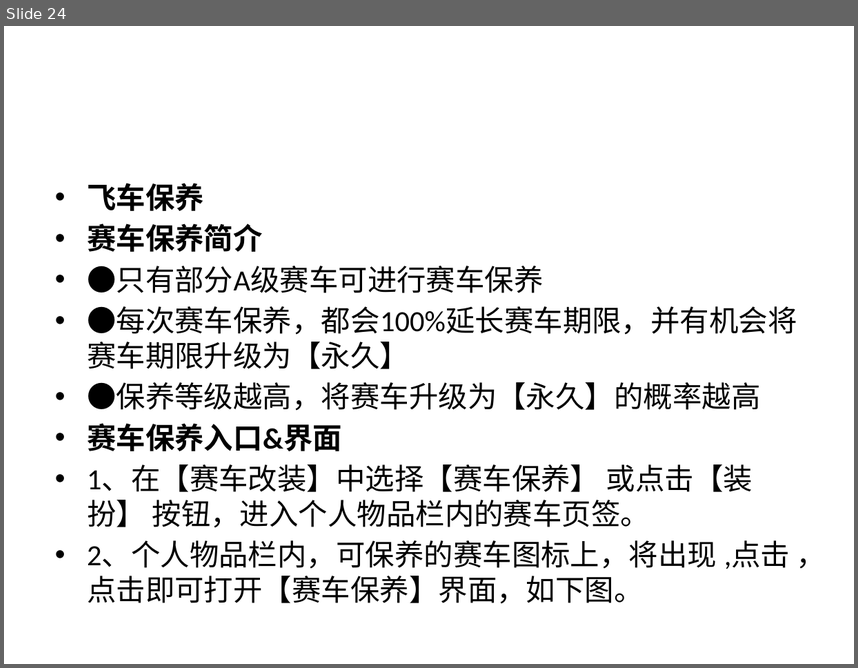
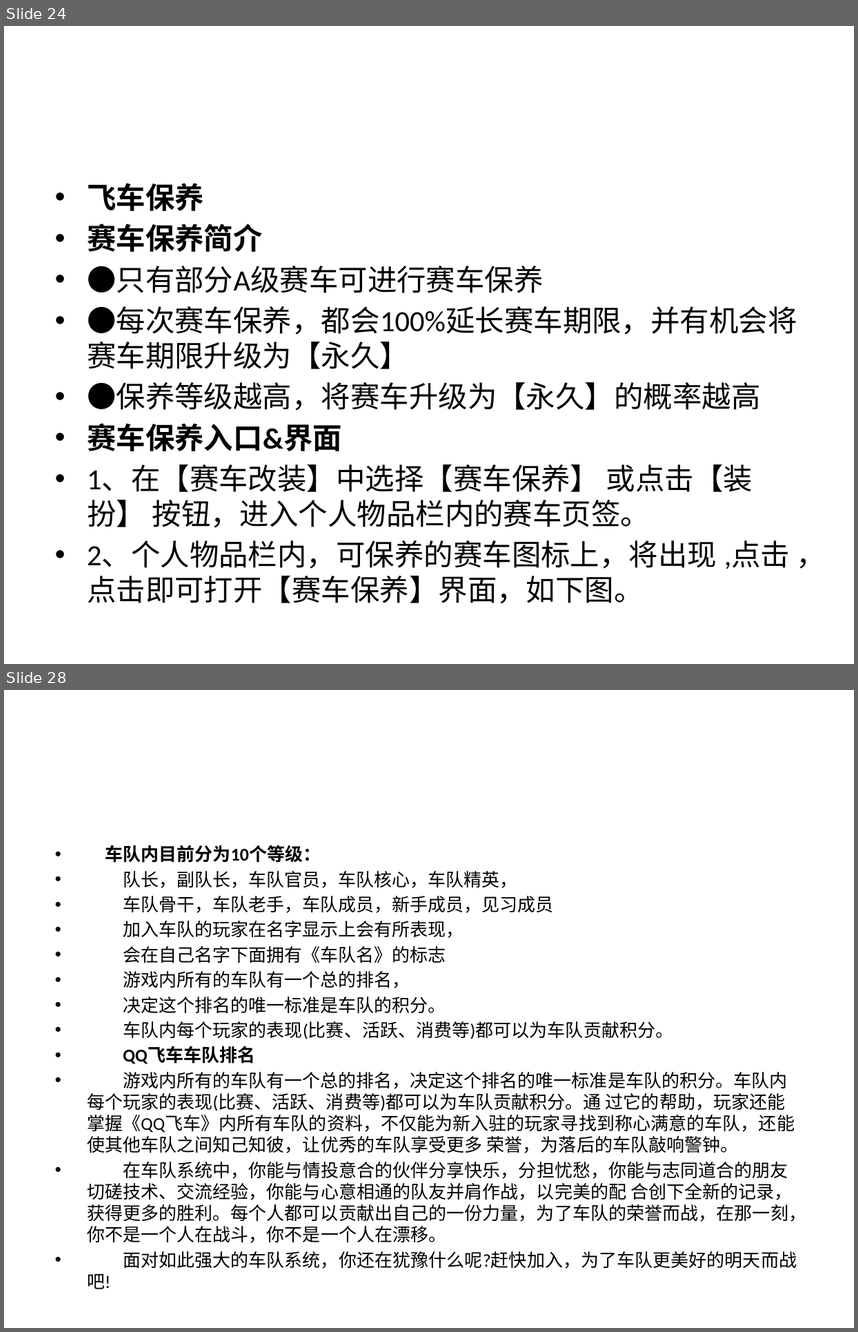
Before and after one commit to 838711801/PengPeng, a slide deck: 游戏分析/QQ飞车分析.pptx. Shown one above the other, each under a label of ours: slide 24 before the commit, slides 24 and 28 after it; the slides between them are not shown. The pictures are 858x668 and 858x1332 pixels, drawn with LibreOffice and Linux fonts; fonts in the diff are those of the drawing. Boxes give left, top, right and bottom in pixels: in the first picture for what was removed or moved away, otherwise in the second. Text is boxed around its words. In the diff, an @@ line names an element or a change of style, - is before the commit and + after.

```diff
--- a/游戏分析/QQ飞车分析.pptx
+++ b/游戏分析/QQ飞车分析.pptx
@@ slide 28 added at (x1=4, y1=690, x2=854, y2=1328), background #FFFFFF @@
@@ text added at (x1=87, y1=845, x2=806, y2=1268), 15.2 pt, text #000000 @@
+• 车队内目前分为10个等级：
+• 队长，副队长，车队官员，车队核心，车队精英，
+• 车队骨干，车队老手，车队成员，新手成员，见习成员
+• 加入车队的玩家在名字显示上会有所表现，
+• 会在自己名字下面拥有《车队名》的标志
+• 游戏内所有的车队有一个总的排名，
+• 决定这个排名的唯一标准是车队的积分。
+• 车队内每个玩家的表现(比赛、活跃、消费等)都可以为车队贡献积分。
+• QQ飞车车队排名
+• 游戏内所有的车队有一个总的排名，决定这个排名的唯一标准是车队的积分。车队内每个玩家的表现(比赛、活跃、消费等)都可以为车队贡献积分。通 过它的帮助，玩家还能掌握《QQ飞车》内所有车队的资料，不仅能为新入驻的玩家寻找到称心满意的车队，还能使其他车队之间知己知彼，让优秀的车队享受更多 荣誉，为落后的车队敲响警钟。
+• 在车队系统中，你能与情投意合的伙伴分享快乐，分担忧愁，你能与志同道合的朋友切磋技术、交流经验，你能与心意相通的队友并肩作战，以完美的配 合创下全新的记录，获得更多的胜利。每个人都可以贡献出自己的一份力量，为了车队的荣誉而战，在那一刻，你不是一个人在战斗，你不是一个人在漂移。
+• 面对如此强大的车队系统，你还在犹豫什么呢?赶快加入，为了车队更美好的明天而战吧!
```
Also in this commit, not shown: 1 slide changed, 8 other slides added, 1 other file.
